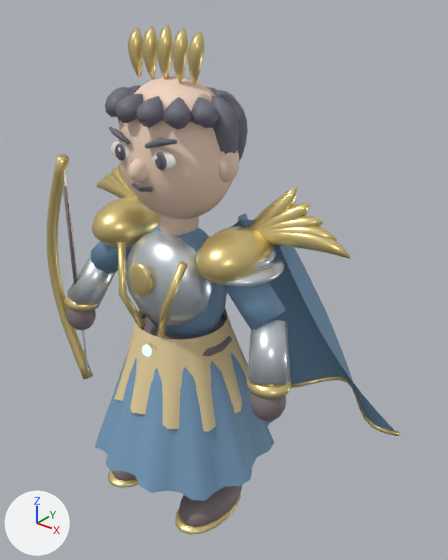
What one commit did to the glTF model samkok/web/models/28-e2.glb.
One viewpoint serves both versions: a camera (50 mm lens) standing at (2.38, -2.55, 3.34) and looking at (0.13, 0.27, 1.59). Every picture has the same lights, and +X, +Y and +Z are marked at lower left. The first picture is the older version.

Script lines for the objects in view, before the commit:
```python
me_28_t2_storm_ranger_mesh = bpy.data.meshes.new('28_T2_Storm Ranger_Mesh')
me_28_t2_storm_ranger_mesh.from_pydata(...)  # 9718 vertices, 17788 faces; spans x -1.22..1.22, y -0.63..0.97, z 0.02..3.12
me_28_t2_storm_ranger_mesh.materials.append(mat_silk_315884_001)  # blue #799fbf
me_28_t2_storm_ranger_mesh.materials.append(mat_accent_cfa558_001)  # beige #e9d29f
me_28_t2_storm_ranger_mesh.materials.append(mat_antique_gold_001)  # yellow #edd691
me_28_t2_storm_ranger_mesh.materials.append(mat_hair_292833_001)  # grey #706e7c
me_28_t2_storm_ranger_mesh.materials.append(mat_warm_skin_001)  # beige #f7d9c3
me_28_t2_storm_ranger_mesh.materials.append(mat_ink_001)  # grey #635f70
me_28_t2_storm_ranger_mesh.materials.append(mat_ivory_001)  # white #faf5eb
me_28_t2_storm_ranger_mesh.materials.append(mat_boot_leather_001)  # grey #85787c
me_28_t2_storm_ranger_mesh.materials.append(mat_magic_529cff_001)  # blue #9acdff, glowing blue #9acdff
me_28_t2_storm_ranger_mesh.materials.append(mat_steel_001)  # white #dfe7ee
ob_28_t2_storm_ranger_mesh = bpy.data.objects.new('28_T2_Storm Ranger_Mesh', me_28_t2_storm_ranger_mesh)
ob_28_t2_storm_ranger_mesh.location = (0.0, 0.0, 0.0)
```
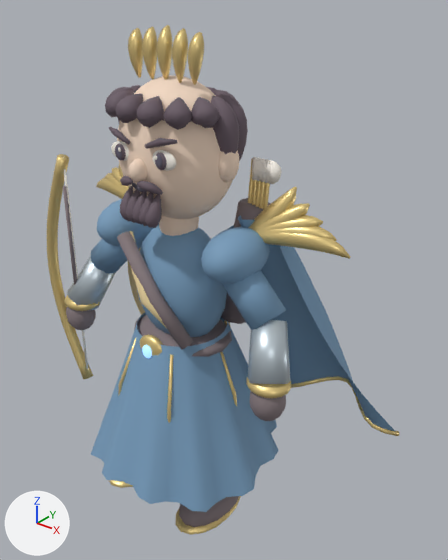
Pixel boxes [x1, y1, x2, y2] of what changed, in the pictures (448 x 560 px; the box of a moved part takes in the faces that stretch with it):
```json
{"part": 1, "of": "me_28_t2_storm_ranger_mesh", "change": "moved or reshaped", "before": [117, 242, 146, 328], "after": [130, 231, 167, 329]}
{"part": 2, "of": "me_28_t2_storm_ranger_mesh", "change": "rebuilt", "before": [126, 231, 212, 326], "after": [117, 231, 193, 350], "on screen": "11% narrower, 25% taller"}
{"part": 3, "of": "me_28_t2_storm_ranger_mesh", "change": "deleted", "before": [93, 234, 285, 337]}
{"part": 4, "of": "me_28_t2_storm_ranger_mesh", "change": "moved or reshaped", "before": [95, 309, 274, 501], "after": [91, 157, 282, 512]}
{"part": 5, "of": "me_28_t2_storm_ranger_mesh", "change": "recoloured", "before": [97, 199, 270, 284], "after": [97, 199, 270, 284]}
{"part": 6, "of": "me_28_t2_storm_ranger_mesh", "change": "recoloured", "before": [105, 85, 248, 170], "after": [105, 85, 248, 170], "on screen": "grey to dark grey"}
```

The change, as JSON lines over the scene's bpy script:
```json
{"op": "add", "block": "mat_hair_251b22_001", "code": ["mat_hair_251b22_001 = principled_material('Hair 251b22.001')", "mat_hair_251b22_001.base_color = (0.145, 0.106, 0.133)  # dark grey #6a5c66", "mat_hair_251b22_001.roughness = 0.72"]}
{"block": "me_28_t2_storm_ranger_mesh", "where": "# used by ob_28_t2_storm_ranger_mesh; location = (0.0, 0.0, 0.0)"}
{"op": "remove", "block": "me_28_t2_storm_ranger_mesh", "code": "me_28_t2_storm_ranger_mesh.from_pydata(...)  # 9718 vertices, 17788 faces; spans x -1.22..1.22, y -0.63..0.97, z 0.02..3.12"}
{"op": "add", "block": "me_28_t2_storm_ranger_mesh", "code": "me_28_t2_storm_ranger_mesh.from_pydata(...)  # 9189 vertices, 16948 faces; spans x -1.22..1.22, y -0.66..0.97, z 0.02..3.12"}
{"block": "me_28_t2_storm_ranger_mesh", "change": "me_28_t2_storm_ranger_mesh part 1: the loose piece of 30 vertices spanning x -0.27..-0.06, y -0.35..-0.22, z 1.41..1.93 is multiplied about its middle by the matrix ((1.35, -0.159, -0.432), (-0.041, 1.335, -0.035), (0.622, 0.015, 1.271)), then moved by (0.15, 0.04, 0.02), in mat_accent_cfa558_001 (beige #e9d29f)"}
{"block": "me_28_t2_storm_ranger_mesh", "change": "me_28_t2_storm_ranger_mesh part 2: the loose piece of 176 vertices spanning x -0.31..0.31, y -0.32..0.12, z 1.4..2.0 is rebuilt with 30 vertices and now spans x -0.28..0.28, y -0.31..-0.18, z 1.35..1.99, in mat_boot_leather_001 (grey #85787c)"}
{"block": "me_28_t2_storm_ranger_mesh", "change": "me_28_t2_storm_ranger_mesh part 3: 6 loose pieces with 910 vertices, spanning x -0.68..0.68, y -0.37..0.26, z 1.41..1.99, are deleted"}
{"block": "me_28_t2_storm_ranger_mesh", "change": "me_28_t2_storm_ranger_mesh part 4: 552 vertices moved from x -0.63..0.63, y -0.63..0.63, z 0.44..2.08 to x -0.66..0.66, y -0.66..0.66, z 0.38..2.08; 240 vertices removed from x -0.48..0.48, y -0.48..0.48, z 0.83..1.4; 767 vertices added at x -0.15..0.54, y -0.35..0.36, z 1.38..2.43"}
{"block": "me_28_t2_storm_ranger_mesh", "change": "me_28_t2_storm_ranger_mesh part 5: 640 faces spanning x -0.59..0.59, y -0.24..0.24, z 1.79..2.09 switch from mat_antique_gold_001 (yellow #edd691) to mat_silk_315884_001 (blue #799fbf)"}
{"block": "me_28_t2_storm_ranger_mesh", "change": "me_28_t2_storm_ranger_mesh part 6: 2160 faces spanning x -0.43..0.43, y -0.33..0.33, z 2.39..2.8 switch from mat_hair_292833_001 (grey #706e7c) to mat_hair_251b22_001 (dark grey #6a5c66)"}
```
